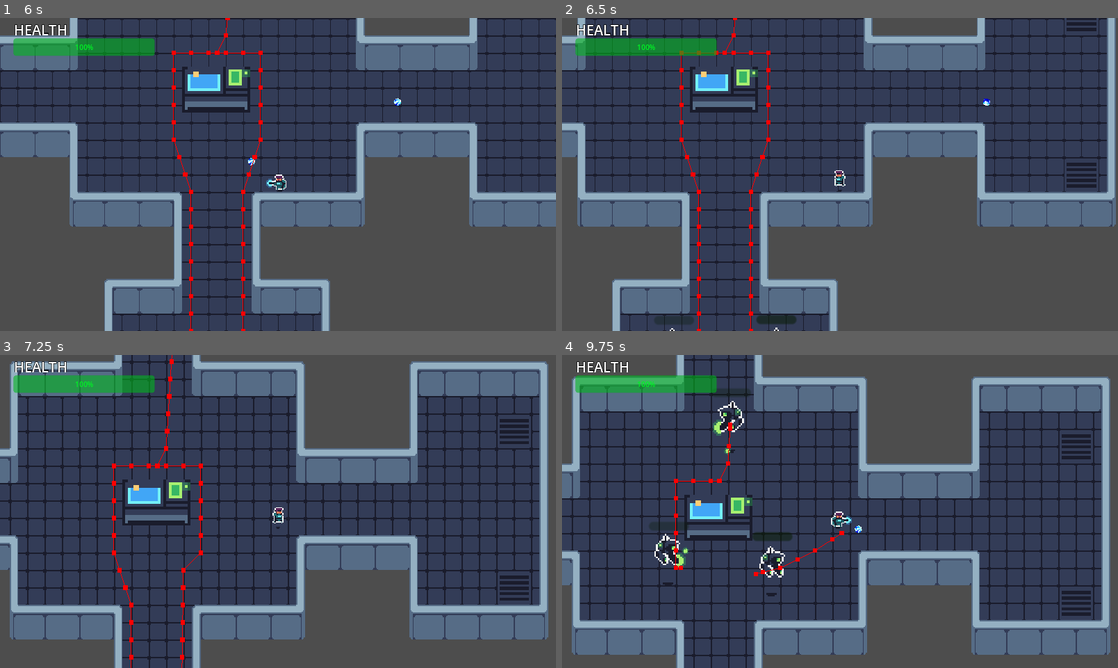
Above: before the commit, frames 1-4 (two rows, left to right).
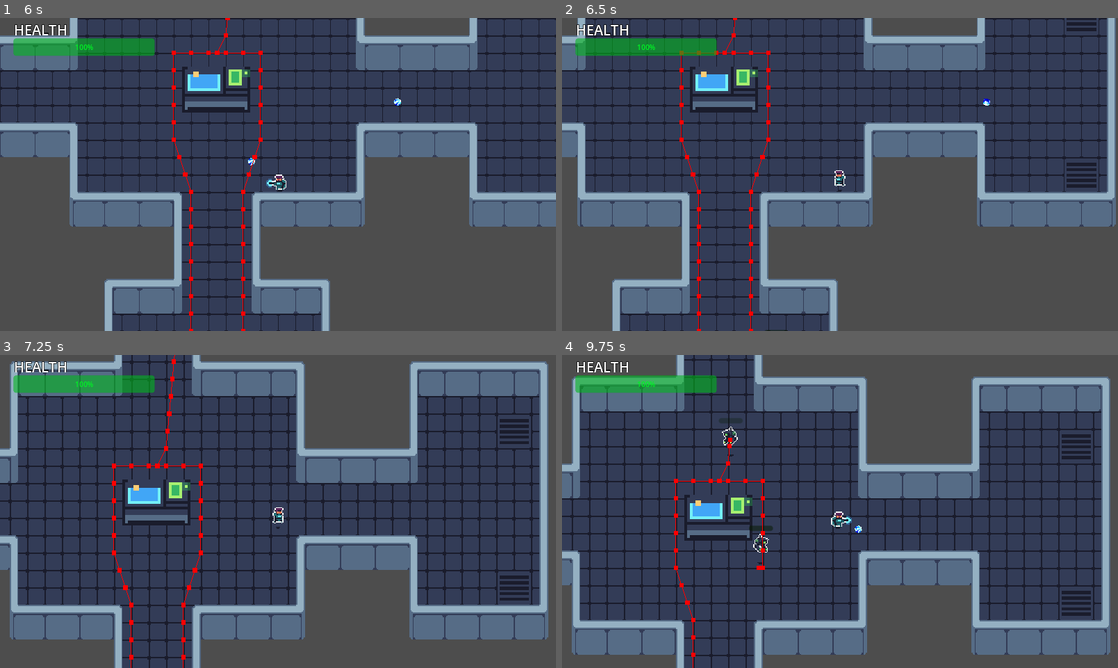
Above: after the commit, the same moments.

Repository: AugustanaCSC380January2024/final-game-solo
Game: Godot game, scene res://Scenes/Game.tscn
The game is run twice, just before and just after one commit, with the same random seed, the same clock (stepped at 60 frames per second) and the same inputs.
Inputs (mouse positions are in pixels of both pictures, inside the frame that each line leads up to):
- Up to frame 1 (6 s): tap Enter at 0.5 s; move the mouse to (400, 158) at 0.52 s; hold D (move_right) 0.53-1.28 s; click (400, 158) at 0.6 s; move the mouse to (166, 190) at 1.27 s; hold S (move_down) 1.28-2.03 s; click (166, 190) at 1.35 s; move the mouse to (333, 105) at 2.02 s; hold D (move_right) 2.03-2.78 s; click (333, 105) at 2.1 s; move the mouse to (250, 237) at 2.77 s; hold W (move_up) 2.78-3.53 s; click (250, 237) at 2.85 s; move the mouse to (444, 221) at 3.52 s; hold A (move_left) 3.53-5.03 s; click (444, 221) at 3.6 s; move the mouse to (111, 127) at 4.27 s; click (111, 127) at 4.35 s; tap Space at 5 s; move the mouse to (305, 174) at 5.02 s; hold S (move_down) 5.03-5.78 s; click (305, 174) at 5.1 s; move the mouse to (194, 96) at 5.77 s; hold D (move_right) from 5.78 s (still down); click (194, 96) at 5.85 s
- Up to frame 2 (6.5 s): keep holding D (move_right)
- Up to frame 3 (7.25 s): move the mouse to (400, 495) at 6.52 s; release D (move_right) at 6.53 s; hold W (move_up) from 6.53 s (still down); click (400, 495) at 6.6 s
- Up to frame 4 (9.75 s): move the mouse to (728, 527) at 7.27 s; release W (move_up) at 7.28 s; hold D (move_right) 7.28-8.03 s; click (728, 527) at 7.35 s; move the mouse to (895, 442) at 8.02 s; hold S (move_down) 8.03-8.78 s; click (895, 442) at 8.1 s; move the mouse to (812, 574) at 8.77 s; hold A (move_left) 8.78-9.53 s; click (812, 574) at 8.85 s; move the mouse to (1006, 558) at 9.52 s; hold W (move_up) from 9.53 s (still down); click (1006, 558) at 9.6 s

Frame 1 is identical in both runs. In frame 2, 0.3% of the frame differs, in the area x 16-43%, y 95-100%; in frame 3, 0.2%; in frame 4, 1.7%, in the area x 15-51%, y 10-100%.

Commit message:
Fixed spawned enemy scaling

Diff:
--- a/Scripts/default_enemy.gd
+++ b/Scripts/default_enemy.gd
@@ -39,12 +39,14 @@
 	if alive:
 		var x_distance_from_beacon = abs(beacon.global_position.x - global_position.x)
 		var y_distance_from_beacon = abs(beacon.global_position.y - global_position.y)
-		print(x_distance_from_beacon)
-		print(y_distance_from_beacon)
-		if ((x_distance_from_beacon > distance_offset && y_distance_from_beacon > distance_offset) || player_in_range):
+		if ((!(x_distance_from_beacon <= distance_offset || y_distance_from_beacon <= distance_offset)) && global_position - beacon.global_position > Vector2(distance_offset, distance_offset) || player_in_range):
+			print("I SHOULD BE SLIDING")
 			move_and_slide()
 			if !animation_player.is_playing():
 				update_animations(direction)
+		else:
+			print("x distance = " + str(x_distance_from_beacon))
+			print("y distance = " + str(y_distance_from_beacon))
 
 func make_path():
 	if alive:
--- a/Scripts/game.gd
+++ b/Scripts/game.gd
@@ -3,6 +3,10 @@
 @onready var level = $Level/SpawnAreas
 @onready var player = get_node("Player")
 @onready var beacon = get_node("Beacon")
+
+var round = 1
+var first_round_enemy_count = 4
+var scaling_difficulty = 1
 
 var spawn_areas = []
 
@@ -21,8 +25,5 @@
 		var random_spawn = spawn_areas.pick_random()
 		random_spawn.spawn_enemy(player, beacon)
 
-
-
-
 func _on_timer_timeout():
 	spawn_enemies(4, player, beacon)
--- a/Scripts/spawn_area.gd
+++ b/Scripts/spawn_area.gd
@@ -14,6 +14,7 @@
 func spawn_enemy(player, beacon):
 	print("enemy spawned")
 	var spawnable_enemy = enemy_array.pick_random().instantiate()
+	spawnable_enemy.scale = Vector2(.6,.6)
 	spawnable_enemy.player = player
 	spawnable_enemy.beacon = beacon
 	add_child(spawnable_enemy)
--- a/project.godot
+++ b/project.godot
@@ -59,7 +59,8 @@
 }
 pause={
 "deadzone": 0.5,
-"events": []
+"events": [Object(InputEventKey,"resource_local_to_scene":false,"resource_name":"","device":-1,"window_id":0,"alt_pressed":false,"shift_pressed":false,"ctrl_pressed":false,"meta_pressed":false,"pressed":false,"keycode":0,"physical_keycode":4194305,"key_label":0,"unicode":0,"echo":false,"script":null)
+]
 }
 
 [layer_names]
